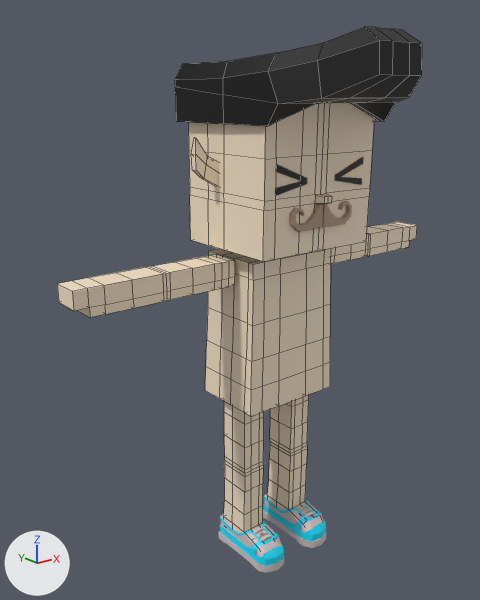
An edit to the FBX model mustachiorascals/fbx/f67410ac-2015-49d8-b938-87887bfbc6d0.fbx, drawn before and after from the same camera.
Camera for both pictures: a 50 mm lens placed at (-0.0249, -0.0272, 0.0275), pointed at (-0.0025, 0.0008, 0.0163). Lighting does not change. The marker at lower left points along +X, +Y and +Z. Mesh edges are drawn as thin lines on the coarser meshes. Where no turn or scale is listed for an object, it has been applied to the vertices.

Objects in the first picture: 'e_8', 'eye_6', 'f_trainers', 'h_pompadour', 'm_millionaire', 'mustachio_arms', 'mustachio_body', 'mustachio_head', 'mustachio_legs'.
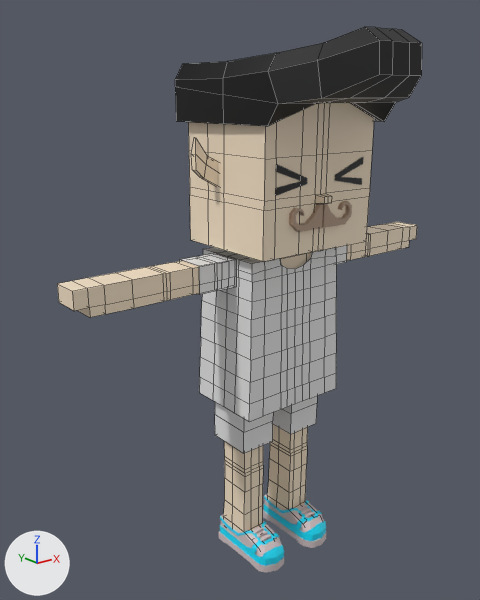
What the commit changed:
Material 'upper_garment_1' (mat_upper_garment_1) is new.
Its base color is (0.8, 0.8, 0.8) (white #e7e7e7).
Material 'lower_garment' (mat_lower_garment) is new.
Its base color is (0.8, 0.8, 0.8) (white #e7e7e7).
Mesh me_mesh_010 is new.
It has 230 vertices, 212 faces and spans x -0.00349..0.00349, y -0.0013..0.00353, z 0.00994..0.01894.
It uses material mat_upper_garment_1 (white #e7e7e7).
Mesh me_mesh_003_1 is new.
It has 32 vertices, 24 faces and spans x -0.003..0.003, y -0.00018..0.00265, z 0.00723..0.01232.
It uses material mat_lower_garment (white #e7e7e7).
Mesh me_mesh_011 is new.
It has 24 vertices, 18 faces and spans x -0.00561..0.00561, y 0.00027..0.00209, z 0.01737..0.01893.
It uses material mat_upper_garment_1 (white #e7e7e7).
Object 'c_shirt_1' (ob_c_shirt_1) is new; it shows me_mesh_010.
Its location is (0.0, 0.0, 0.0).
Object 'c_shorts' (ob_c_shorts) is new; it shows me_mesh_003_1.
Its location is (0.0, 0.0, 0.0).
Object 'c_shirt_2' (ob_c_shirt_2) is new; it shows me_mesh_011.
Its location is (0.0, 0.0, 0.0).

Location of each change, [x1, y1, x2, y2] in pixels of the pictures (480 x 600 px):
'c_shirt_1', added
    after: [199, 247, 336, 422]
'c_shorts', added
    after: [215, 396, 317, 453]
'c_shirt_2', added
    after: [180, 246, 347, 295]
'mustachio_body', unchanged, covered by the edit
    before: [205, 249, 331, 416]
    after: [280, 252, 312, 269]
